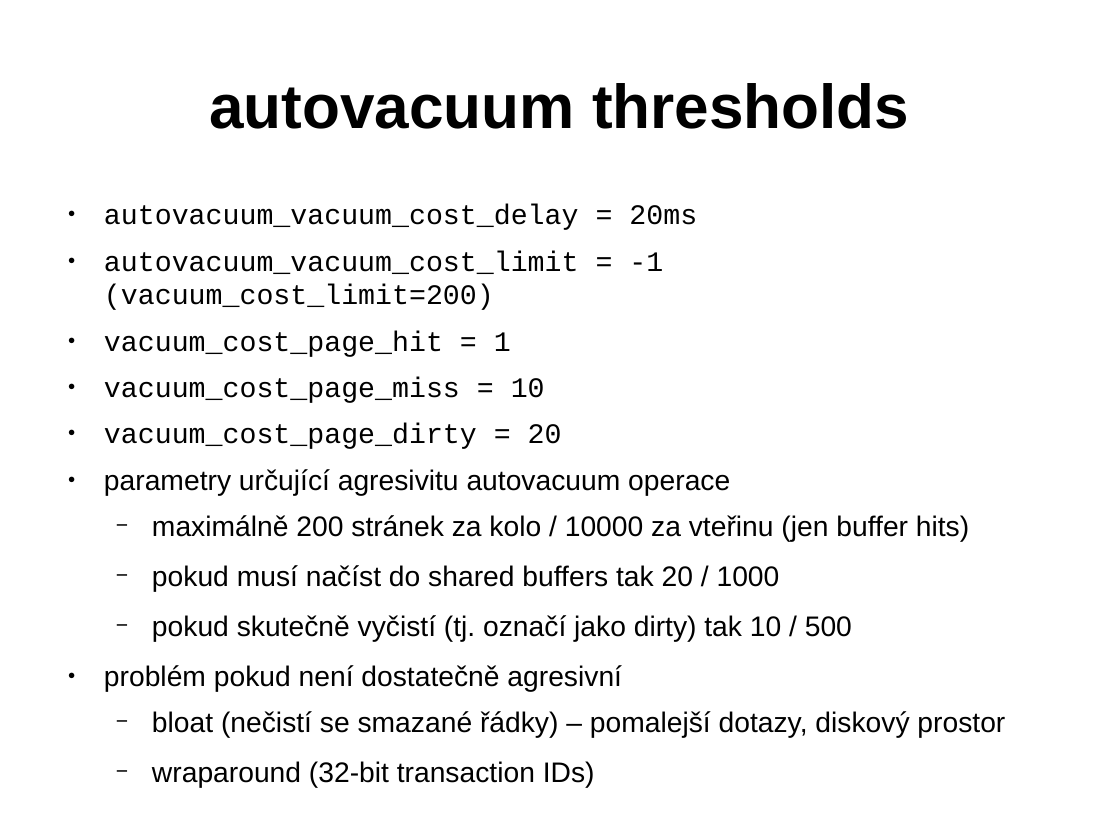
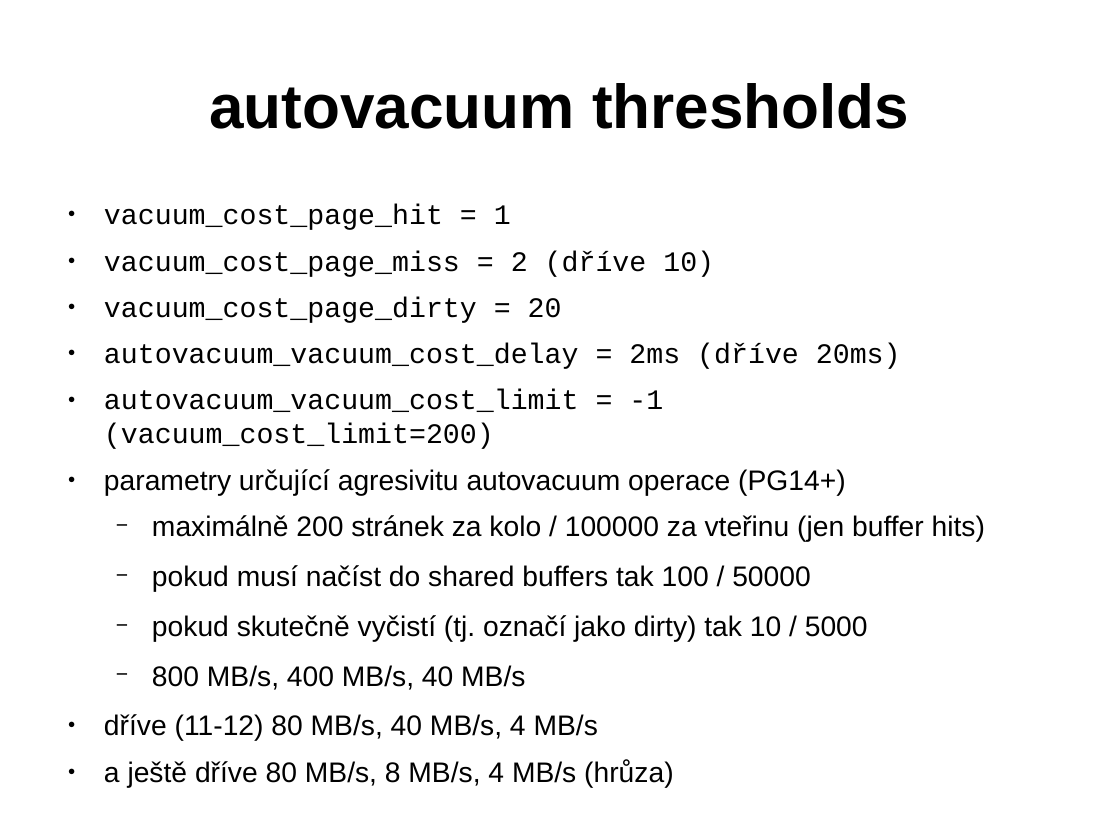
Before and after one commit to tvondra/perf_tuning_training, a slide deck: slide 30 of perf-tuning-training.odp (slide 28 before the commit). Drawn at 1120x840 pixels with LibreOffice and Linux fonts; fonts in the diff are those of the drawing. Boxes give left, top, right and bottom in pixels: in the first picture for what was removed or moved away, otherwise in the second. Text is boxed around its words. In the diff, an @@ line names an element or a change of style, - is before the commit and + after.

```diff
--- a/perf-tuning-training.odp
+++ b/perf-tuning-training.odp
@@ text at (104,204,901,369): text changed @@
-● autovacuum_vacuum_cost_delay = 20ms
+● vacuum_cost_page_hit = 1
+● vacuum_cost_page_miss = 2 (dříve 10)
+● vacuum_cost_page_dirty = 20
+● autovacuum_vacuum_cost_delay = 2ms (dříve 20ms)
@@ text at (104,469,985,788): text changed @@
-● vacuum_cost_page_hit = 1
-● vacuum_cost_page_miss = 10
-● vacuum_cost_page_dirty = 20
-● parametry určující agresivitu autovacuum operace
-  − maximálně 200 stránek za kolo / 10000 za vteřinu (jen buffer hits)
-  − pokud musí načíst do shared buffers tak 20 / 1000
-  − pokud skutečně vyčistí (tj. označí jako dirty) tak 10 / 500
-● problém pokud není dostatečně agresivní
-  − bloat (nečistí se smazané řádky) – pomalejší dotazy, diskový prostor
-  − wraparound (32-bit transaction IDs)
+● parametry určující agresivitu autovacuum operace (PG14+)
+  − maximálně 200 stránek za kolo / 100000 za vteřinu (jen buffer hits)
+  − pokud musí načíst do shared buffers tak 100 / 50000
+  − pokud skutečně vyčistí (tj. označí jako dirty) tak 10 / 5000
+  − 800 MB/s, 400 MB/s, 40 MB/s
+● dříve (11-12) 80 MB/s, 40 MB/s, 4 MB/s
+● a ještě dříve 80 MB/s, 8 MB/s, 4 MB/s (hrůza)
```
Also in this commit, not shown: 14 other slides changed, 2 slides added, 2 other files.
